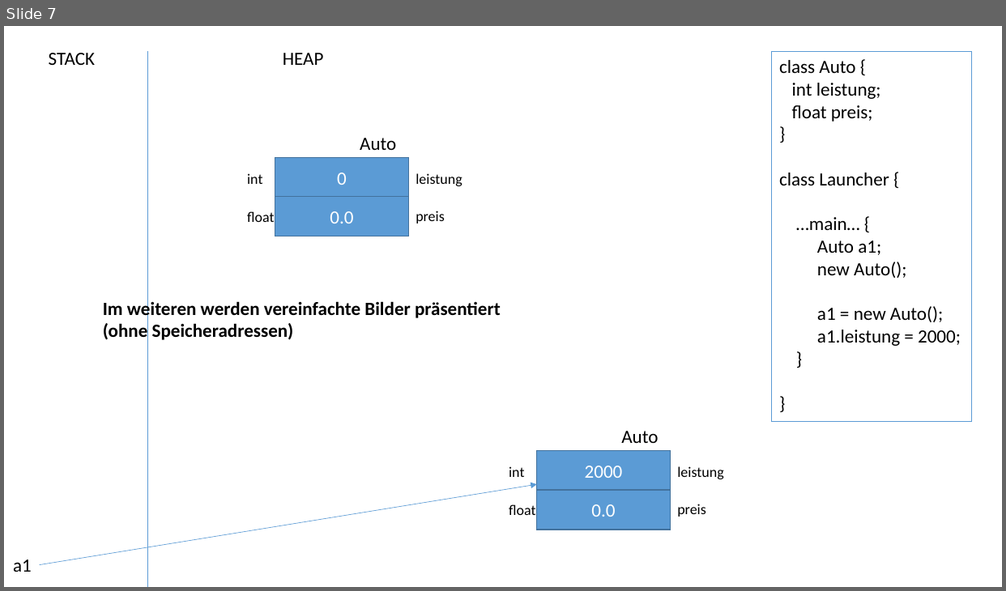
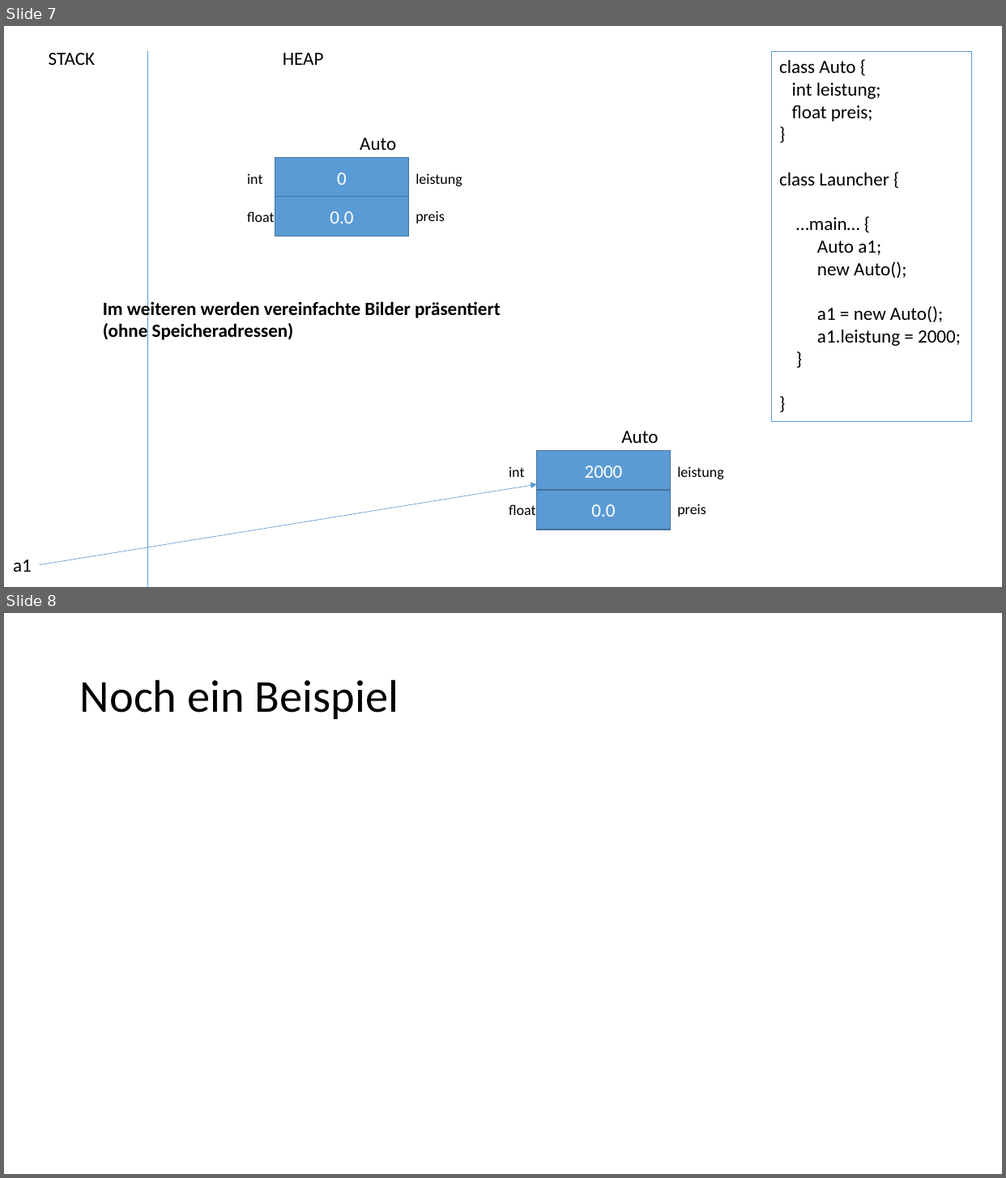
Before and after one commit to ccjavadozent/oca_162982, a slide deck: Diagramme/Klassen Objekte Referenzen.pptx. Shown one above the other, each under a label of ours: slide 7 before the commit, slides 7 and 8 after it. The pictures are 1006x591 and 1006x1178 pixels, drawn with LibreOffice and Linux fonts; fonts in the diff are those of the drawing. Boxes give left, top, right and bottom in pixels: in the first picture for what was removed or moved away, otherwise in the second. Text is boxed around its words. In the diff, an @@ line names an element or a change of style, - is before the commit and + after.

```diff
--- a/Diagramme/Klassen Objekte Referenzen.pptx
+++ b/Diagramme/Klassen Objekte Referenzen.pptx
@@ slide 8 added at <box>4,613,1002,1174</box>, background #FFFFFF @@
@@ title added at <box>80,679,398,719</box>, 44 pt, text #000000 @@
+Noch ein Beispiel
```
Also in this commit, not shown: 4 other slides added, 3 other files.
